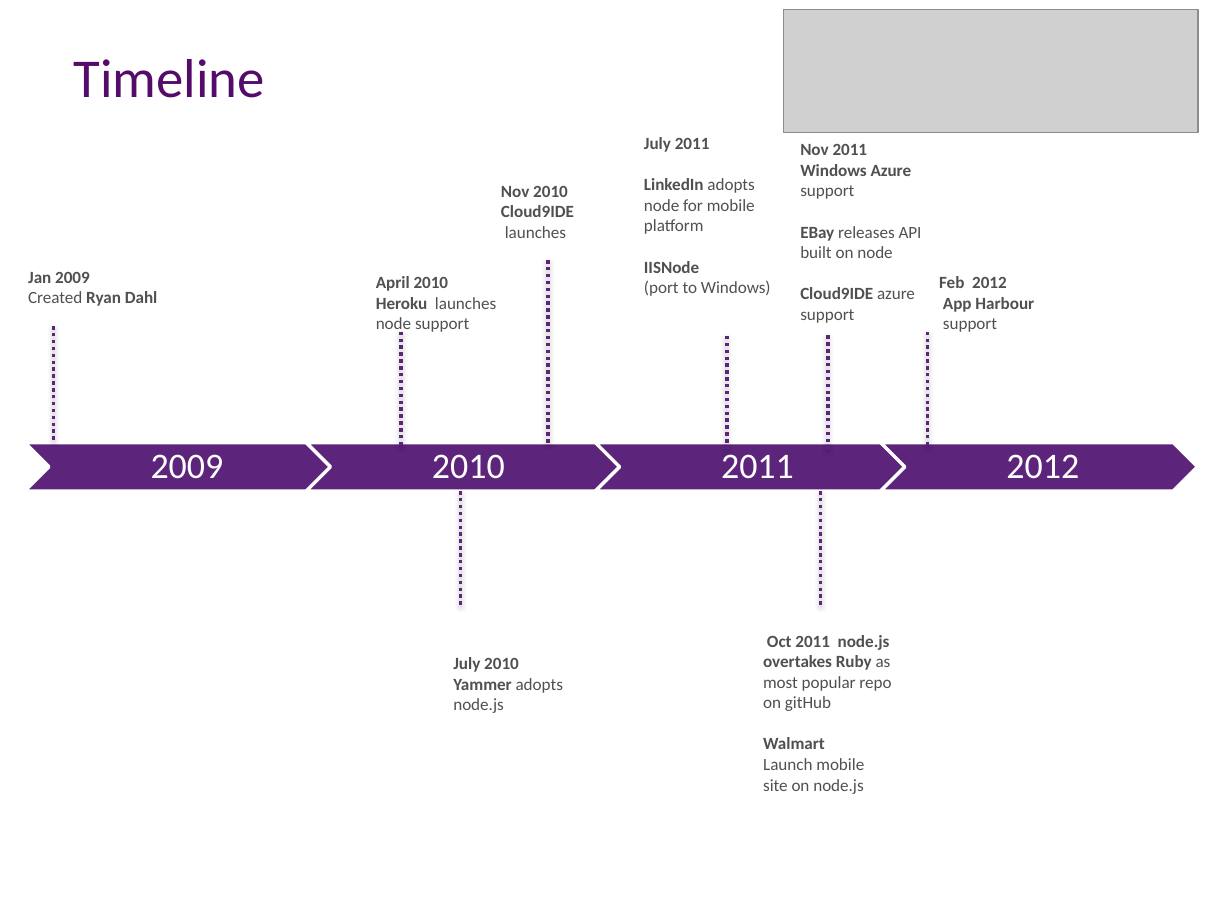
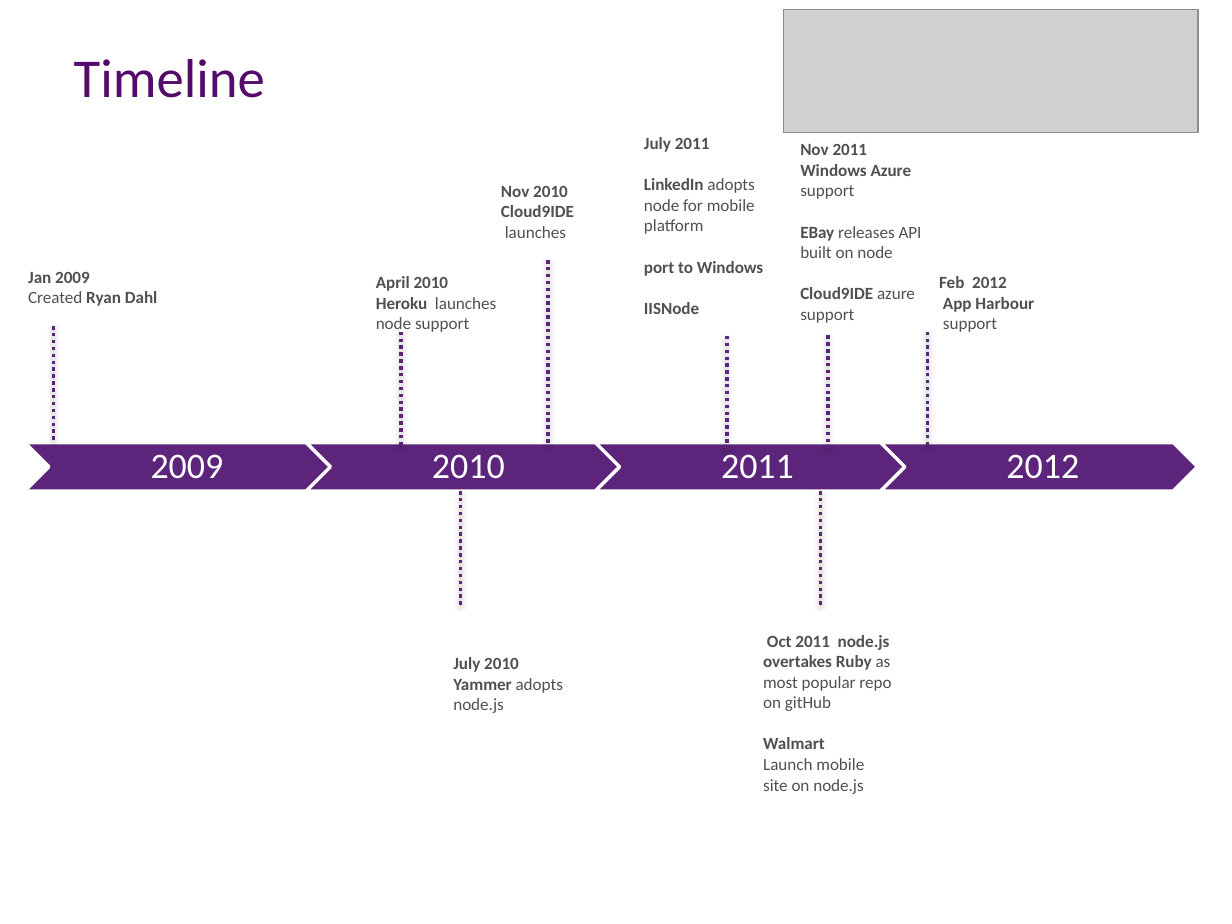
Before and after one commit to aidancasey/AzureNodeChatClient, a slide deck: slide 5 of presentation/Building Node.js Applications on Windows Azure.pptx. Drawn at 1232x924 pixels with LibreOffice and Linux fonts; fonts in the diff are those of the drawing; grey boxes stand for pictures; background and template pictures are left out. Boxes give left, top, right and bottom in pixels: in the first picture for what was removed or moved away, otherwise in the second. Text is boxed around its words. In the diff, an @@ line names an element or a change of style, - is before the commit and + after.

```diff
--- a/presentation/Building Node.js Applications on Windows Azure.pptx
+++ b/presentation/Building Node.js Applications on Windows Azure.pptx
@@ text at [644,261,763,276]: paragraph added @@
+port to Windows
@@ text at [644,280,771,296]: paragraph removed @@
-(port to Windows)
```
Also in this commit, not shown: 1 other file.
